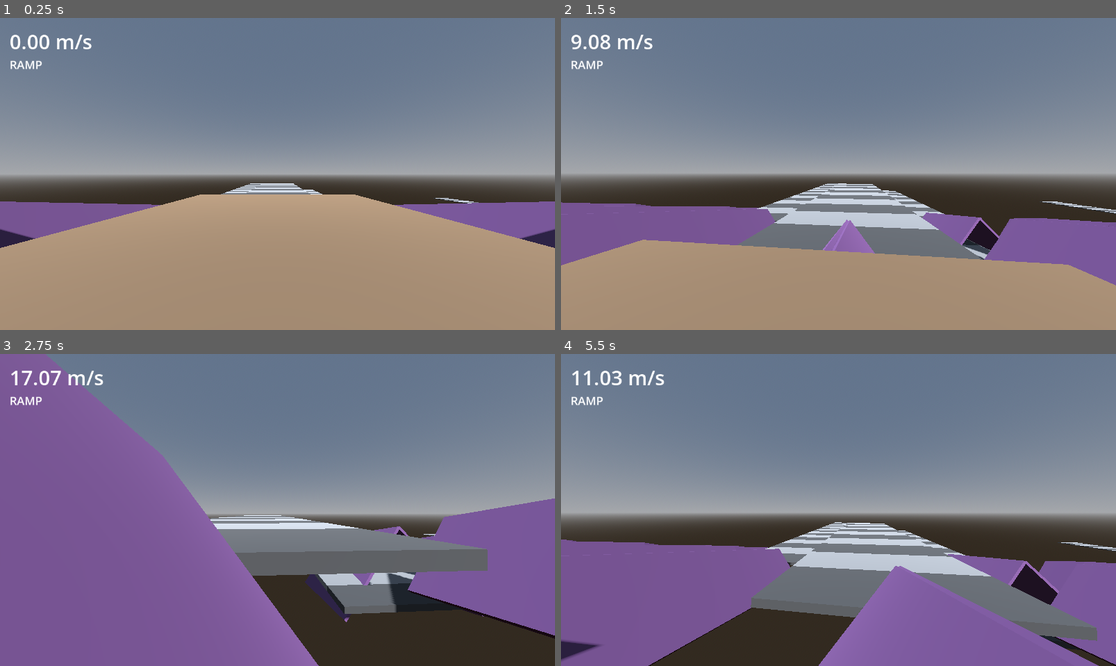
Above: before the commit, frames 1-4 (two rows, left to right).
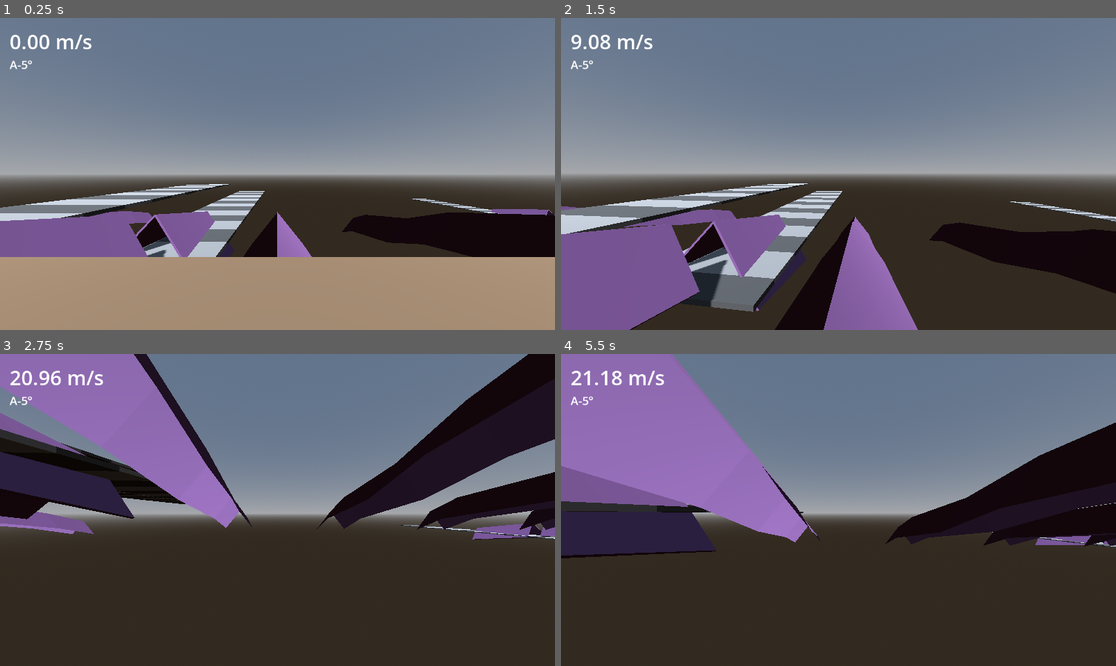
Above: after the commit, the same moments.

Repository: Crawford-Young/what-is-dark
Game: Godot game, scene res://scenes/surf_lab.tscn
Same seed, same stepped clock (60 frames per second), same inputs: the game is played once before the commit and once after it. This scene is started directly instead of the project's main scene.
Inputs (mouse positions are in pixels of both pictures, inside the frame that each line leads up to):
- Up to frame 1 (0.25 s): no input
- Up to frame 2 (1.5 s): tap Enter at 0.5 s; move the mouse to (866, 174) at 0.52 s; hold Q (glance) 0.53-1.28 s; hold W (move_forward) from 0.53 s (still down); click (866, 174) at 0.67 s; tap Space (jump) at 0.77 s; move the mouse to (810, 174) at 1.27 s; tap Shift at 1.35 s
- Up to frame 3 (2.75 s): keep holding W (move_forward); tap Space (jump) at 1.52 s; move the mouse to (288, 503) at 2.02 s; tap Alt at 2.1 s
- Up to frame 4 (5.5 s): keep holding W (move_forward); move the mouse to (832, 516) at 2.77 s; tap Ctrl at 2.85 s; click (832, 516) at 2.92 s; tap Space (jump) at 3.02, 3.77, 4.52 s; move the mouse to (877, 513) at 3.52 s; tap R at 3.6 s; move the mouse to (794, 506) at 4.27 s; tap 1 at 4.35 s; move the mouse to (844, 510) at 5.02 s; tap 2 at 5.1 s; click (844, 510) at 5.17 s

The runs differ from the first frame. In frame 1, 19% of the frame differs, in the area x 0-100%, y 13-77%; in frame 2, 38%; in frame 3, 63%, in the area x 0-100%, y 0-100%; in frame 4, 61%.

Commit message:
feat: rebuild the seam array as extruded strips, add the rounded set
What: rig work from 2026-09-14..22, made under issue-log #14-#16.
- #14 (user ruling): seam-cluster ramps drop SEAM_RAMP_DROP 6.0 m;
  Band A's lead-in keeps 3.0 so its entry stays under the 22 m/s bin edge.
- #15: each cluster (lead-in + 4 ramps, both faces) is one trimesh
  extruded along the bent spine with a constant lateral vector, so
  neighbouring ramps share their junction edge exactly. The box builder
  swung lip edges apart (28/36 lips broken, steps to 1.225 m); survey
  after: 0/36. Range/XFER/CHAIN rigs keep _ramp_pair.
- #16 (user pick): rounded seam set AR/BR - the same 12 clusters with
  each crease replaced by a 6.0 m tangent arc (SEAM_FILLET_LEN).
- Default spawn moves to the first seam cluster (A-5).

Verified: just test -> EXIT:0, Scripts 18, 267/267; headless surf_lab
600 frames -> EXIT:0, 0 ERROR/WARNING hits.
Next: commit the #16 probe extensions as DEBUG PROBE #3, rebuild the
seam analyzer (lost with the 09-22 scratchpad), then user rides T3
Step 2 - the 2026-09-22T10-38 capture is idle (player never left spawn).
Ruled out: committing rig + probe together - the Step 4 revert must
remove probe lines only.

Co-Authored-By: Claude Opus 5.5 <noreply@anthropic.com>

Diff:
--- a/scripts/surf_lab.gd
+++ b/scripts/surf_lab.gd
@@ -23,6 +23,22 @@
 const SPINE_PITCH_DEG := 12.0   # along-path descent (T3: "~12 deg along-path descent")
 const RAMP_DROP := 3.0          # m vertical drop per ramp -> path = DROP / sin(12deg) = 14.43 m,
 								 # above the T3 12 m path-length design floor by construction
+const SEAM_RAMP_DROP := 6.0     # m vertical drop per SEAM-CLUSTER ramp. Raised from RAMP_DROP's
+								 # 3.0 on 2026-09-14: the 3 m ramp starves strafe time (same user ruling
+								 # that deepened the transfer rig on 2026-08-03, which was scoped to that
+								 # rig alone and never reached the T2-era seam array). 6.0 m is the
+								 # measured transfer-unit minimum (issue #12). Flat, not progressive: the
+								 # seam rig's design is that spine pitch is the ONLY swept parameter, so a
+								 # varying drop would make a seam result unattributable to the lip.
+								 # NOTE: at 12deg the path is 6/sin(12) = 28.9 m, but the steep half of a
+								 # cluster shortens -- Delta>=20 falls under the 12 m path floor (32deg =
+								 # 11.3 m, 42deg = 9.0 m). Those are the clusters the checklist already
+								 # calls known-bad by construction (4.1b negative controls), so the floor
+								 # breach is expected there -- but it is NOT a clean ride, and any
+								 # Delta>=20 seam result carries that caveat into the T3 table.
+								 # Band A's LEAD-IN deliberately keeps RAMP_DROP 3.0: it is a speed-setter
+								 # for the 17.31 m/s entry, and 6.0 there gives 22.1 m/s, across the
+								 # 22 m/s binning edge that separates the bands.
 const BAND_B_LEADIN_DROP := 9.9 # single-ramp Band B lead-in drop (law: 0.95*sqrt(11^2+70.4*9.9)
 								 # = 27.17, replaces the old 4-ramp kicker-terminated chain)
 const FACE_FORWARD := Vector3(0.0, 0.0, -1.0)
@@ -47,6 +63,16 @@
 const BAND_B_ENTRY_X := -60.0   ## Band B (~27 m/s) clusters, opposite side.
 const CLUSTER_X_SPACING := 50.0 ## lateral spread from FACE_ANGLE_DEG banking is ~20 m at most;
 ## 50 m keeps every cluster clear of its neighbours.
+## Rounded seam set (user pick 2026-09-22, issue #16: measure sharp AND rounded):
+## the same 12 clusters with every seam crease replaced by a tangent circular arc,
+## past the CHAIN lane (x=370) on one side and the sharp Band B set on the other.
+const ROUNDED_A_ENTRY_X := 430.0
+const ROUNDED_B_ENTRY_X := -370.0
+const SEAM_FILLET_LEN := 6.0    ## arc length of each rounded seam. Sized to the shortest ramp:
+## the D30 steep ramp's 9.0 m path takes a 3.07 m tangent at each end, leaving 2.9 m
+## straight. Radius = length / D (68.8 m at D5, 11.5 m at D30) -- a rider still leaves
+## the face above sqrt(g_n * R) (~15.5 m/s at D30), so rounded is gentler, not launch-proof.
+const FILLET_STEP := 0.25       ## arc sampling, metres along the path
 
 var _station := 0
 var _lowest_geometry_y := INF
@@ -71,6 +97,16 @@
 	_build_transfer_lane()
 	_build_chain_lane()
 	_build_seam_array()
+	# Default spawn: the first seam cluster, where the T3 campaign starts. The
+	# range lanes (RAMP/RAMP-L) stay built -- issue #11's curved ramps will need
+	# the exit law RE-MEASURED, not derived, so the rig has future use, and
+	# changing it would make issue #12's banked numbers non-reproducible. But
+	# they are closed-campaign geometry at RAMP_DROP 3.0 and should not be the
+	# first thing a rider meets.
+	for i in range(STATIONS.size()):
+		if str(STATIONS[i]["label"]).begins_with("A-"):
+			_station = i
+			break
 	_kill_y = _lowest_geometry_y - 10.0  # recomputed from the FINAL built geometry (T1's
 	## builder rule) -- Band B's lead-in alone descends ~12 m, R1 #14.
 	_reset_to_station()
@@ -331,9 +367,13 @@
 ## "B-5°".."B-30°".
 func _build_seam_array() -> void:
 	for j in range(SEAM_DELTAS_DEG.size()):
-		_build_band_cluster("A", BAND_A_ENTRY_X + j * CLUSTER_X_SPACING, SEAM_DELTAS_DEG[j], RAMP_DROP)
+		_build_band_cluster("A", BAND_A_ENTRY_X + j * CLUSTER_X_SPACING, SEAM_DELTAS_DEG[j], RAMP_DROP, 0.0)
 	for j in range(SEAM_DELTAS_DEG.size()):
-		_build_band_cluster("B", BAND_B_ENTRY_X - j * CLUSTER_X_SPACING, SEAM_DELTAS_DEG[j], BAND_B_LEADIN_DROP)
+		_build_band_cluster("B", BAND_B_ENTRY_X - j * CLUSTER_X_SPACING, SEAM_DELTAS_DEG[j], BAND_B_LEADIN_DROP, 0.0)
+	for j in range(SEAM_DELTAS_DEG.size()):
+		_build_band_cluster("AR", ROUNDED_A_ENTRY_X + j * CLUSTER_X_SPACING, SEAM_DELTAS_DEG[j], RAMP_DROP, SEAM_FILLET_LEN)
+	for j in range(SEAM_DELTAS_DEG.size()):
+		_build_band_cluster("BR", ROUNDED_B_ENTRY_X - j * CLUSTER_X_SPACING, SEAM_DELTAS_DEG[j], BAND_B_LEADIN_DROP, SEAM_FILLET_LEN)
 
 
 ## One band+angle cluster: entry pad, then a single lead-in ramp of
@@ -341,7 +381,8 @@
 ## BAND_B_LEADIN_DROP=9.9 for Band B's exit-27.17 lead-in), same face angle and
 ## 12deg spine pitch as every other ramp. The lead-in's low end IS the
 ## cluster's first lip -- no gap, no pad, no kicker between them.
-func _build_band_cluster(label_prefix: String, x: float, delta_deg: float, lead_in_drop: float) -> void:
+## `fillet_len` > 0 rounds every seam crease into a tangent arc of that length.
+func _build_band_cluster(label_prefix: String, x: float, delta_deg: float, lead_in_drop: float, fillet_len: float) -> void:
 	var y := 30.0
 	var z := 0.0
 	var entry_speed := 11.0  # SourceMove.RUN_SPEED -- entry_1 (source_move.gd:9)
@@ -352,16 +393,18 @@
 
 	var path_len := lead_in_drop / sin(deg_to_rad(SPINE_PITCH_DEG))
 	var horiz_span := path_len * cos(deg_to_rad(SPINE_PITCH_DEG))
-	var peak_mid_z := z - horiz_span / 2.0
-	var peak_mid_y := y - lead_in_drop / 2.0
-	_ramp_pair(x, peak_mid_z, FACE_ANGLE_DEG, peak_mid_y, HALF_WIDTH, path_len, SPINE_PITCH_DEG)
+	var spine: Array[Vector3] = [Vector3(x, y, z)]
 
 	var low_z := z - horiz_span
 	var low_y := y - lead_in_drop
+	spine.append(Vector3(x, low_y, low_z))
 	var exit_speed: float = ETA * sqrt(entry_speed * entry_speed + 70.4 * lead_in_drop)
 
 	_probe_cluster_label = "%s-%d°" % [label_prefix, int(delta_deg)]  ## DEBUG PROBE — remove before gates
-	_build_seam_cluster(x, low_y, low_z, exit_speed, delta_deg)
+	_build_seam_cluster(x, low_y, low_z, exit_speed, delta_deg, spine)
+	if fillet_len > 0.0:
+		spine = _fillet_spine(spine, fillet_len)
+	_add_surf_strip(spine, FACE_ANGLE_DEG, HALF_WIDTH * 2.0, Color(0.45, 0.3, 0.5))
 
 
 ## The measurement rig itself (R1 #23 sanctioned exemption): 4 ramps sharing
@@ -369,25 +412,102 @@
 ## SPINE_PITCH_DEG -> +delta -> SPINE_PITCH_DEG -> +delta so every ramp still
 ## descends (R2 #11) and each of the 3 seams is a ±delta step. Face angle
 ## stays FACE_ANGLE_DEG throughout -- pitch is the only swept parameter.
-## Exit speed at drop RAMP_DROP is independent of pitch (T3's energy-
+## Exit speed at drop SEAM_RAMP_DROP is independent of pitch (T3's energy-
 ## normalized law), so entry speed climbs through the cluster exactly as it
 ## would through any other T1-style chain -- no control ramp needed (R3 M1/M2).
-func _build_seam_cluster(x: float, y: float, z: float, entry_speed: float, delta_deg: float) -> void:
+## Appends each ramp's low end to `spine`; the caller builds the surface.
+func _build_seam_cluster(x: float, y: float, z: float, entry_speed: float, delta_deg: float, spine: Array[Vector3]) -> void:
 	var pitches := [SPINE_PITCH_DEG, SPINE_PITCH_DEG + delta_deg, SPINE_PITCH_DEG, SPINE_PITCH_DEG + delta_deg]
 	var _probe_i := 0  ## DEBUG PROBE — remove before gates
 	for pitch in pitches:
 		if _probe_i > 0:  ## DEBUG PROBE — remove before gates: seam lip = entry of ramps 2/3/4
 			_probe_seam_lips.append({"id": "%s#%d" % [_probe_cluster_label, _probe_i], "pos": Vector3(x, y, z)})
 		_probe_i += 1  ## DEBUG PROBE — remove before gates
-		var path_len: float = RAMP_DROP / sin(deg_to_rad(pitch))
+		var path_len: float = SEAM_RAMP_DROP / sin(deg_to_rad(pitch))
 		var horiz_span: float = path_len * cos(deg_to_rad(pitch))
-		var peak_mid_z := z - horiz_span / 2.0
-		var peak_mid_y := y - RAMP_DROP / 2.0
-		_ramp_pair(x, peak_mid_z, FACE_ANGLE_DEG, peak_mid_y, HALF_WIDTH, path_len, pitch)
-
-		entry_speed = ETA * sqrt(entry_speed * entry_speed + 70.4 * RAMP_DROP)
+		spine.append(Vector3(x, y - SEAM_RAMP_DROP, z - horiz_span))
+
+		entry_speed = ETA * sqrt(entry_speed * entry_speed + 70.4 * SEAM_RAMP_DROP)
 		z -= horiz_span
-		y -= RAMP_DROP
+		y -= SEAM_RAMP_DROP
+
+
+## Rounded seams: replaces every interior pitch change of a straight-segment
+## spine with a circular arc of arc length `fillet_len`, tangent to both
+## neighbouring segments, so the slope stays continuous through the seam
+## instead of creasing. Arcs live in the vertical plane of the path (x fixed).
+func _fillet_spine(spine: Array[Vector3], fillet_len: float) -> Array[Vector3]:
+	var out: Array[Vector3] = [spine[0]]
+	for i in range(1, spine.size() - 1):
+		var p := spine[i]
+		var d1 := (p - spine[i - 1]).normalized()
+		var d2 := (spine[i + 1] - p).normalized()
+		var phi1 := atan2(-d1.y, -d1.z)  # pitch below horizontal, travelling -z
+		var phi2 := atan2(-d2.y, -d2.z)
+		var theta := absf(phi2 - phi1)
+		if theta < 0.001:
+			out.append(p)
+			continue
+		var r := fillet_len / theta
+		var tangent := r * tan(theta / 2.0)
+		assert(tangent <= minf(p.distance_to(spine[i - 1]), p.distance_to(spine[i + 1])) / 2.0)
+		var t1 := p - d1 * tangent
+		var sgn := signf(phi2 - phi1)
+		var n_steps := maxi(2, ceili(fillet_len / FILLET_STEP))
+		for k in range(n_steps + 1):
+			var phi := lerpf(phi1, phi2, float(k) / n_steps)
+			var du := sgn * r * (sin(phi) - sin(phi1))  # along-path (-z) offset from t1
+			var dy := sgn * r * (cos(phi) - cos(phi1))
+			out.append(Vector3(p.x, t1.y + dy, t1.z - du))
+	out.append(spine[spine.size() - 1])
+	return out
+
+
+## Seam-cluster surface: both faces of a surf peak extruded along a bent spine
+## polyline as ONE trimesh. Every face quad is (P_i, P_i+1) plus the SAME
+## lateral vector, so neighbouring ramps share their junction edge exactly --
+## _ramp_pair's rolled-then-pitched boxes swing their end edges apart whenever
+## pitch changes (issue #15: up to 1.2 m steps and holes at the seam lips). The
+## face angle holds in the vertical cross-section across the path (CS-style
+## extruded profile): |n.y| 0.619 at the 12deg base pitch vs _ramp_pair's 0.611.
+func _add_surf_strip(spine: Array[Vector3], angle_deg: float, face_width: float, color: Color) -> void:
+	var a := deg_to_rad(angle_deg)
+	var verts := PackedVector3Array()
+	var normals := PackedVector3Array()
+	for side in [-1.0, 1.0]:
+		var lateral := Vector3(side * cos(a), -sin(a), 0.0) * face_width
+		for i in range(spine.size() - 1):
+			var p0 := spine[i]
+			var p1 := spine[i + 1]
+			var n := (p1 - p0).cross(lateral).normalized()
+			if n.y < 0.0:
+				n = -n
+			for v in [p0, p1, p1 + lateral, p0, p1 + lateral, p0 + lateral]:
+				verts.append(v)
+				normals.append(n)
+			_track_lowest(p1.y + lateral.y)
+
+	var body := StaticBody3D.new()
+	var col := CollisionShape3D.new()
+	var shape := ConcavePolygonShape3D.new()
+	shape.set_faces(verts)
+	shape.backface_collision = true  # winding-agnostic: either side of a face collides
+	col.shape = shape
+	body.add_child(col)
+	var arrays := []
+	arrays.resize(Mesh.ARRAY_MAX)
+	arrays[Mesh.ARRAY_VERTEX] = verts
+	arrays[Mesh.ARRAY_NORMAL] = normals
+	var mesh := ArrayMesh.new()
+	mesh.add_surface_from_arrays(Mesh.PRIMITIVE_TRIANGLES, arrays)
+	var mat := StandardMaterial3D.new()
+	mat.albedo_color = color
+	mat.cull_mode = BaseMaterial3D.CULL_DISABLED
+	mesh.surface_set_material(0, mat)
+	var mesh_inst := MeshInstance3D.new()
+	mesh_inst.mesh = mesh
+	body.add_child(mesh_inst)
+	$Geometry.add_child(body)
 
 
 ## Compound X+Z rotation builder, same math as momentum_lab.gd's _ramp_pair
